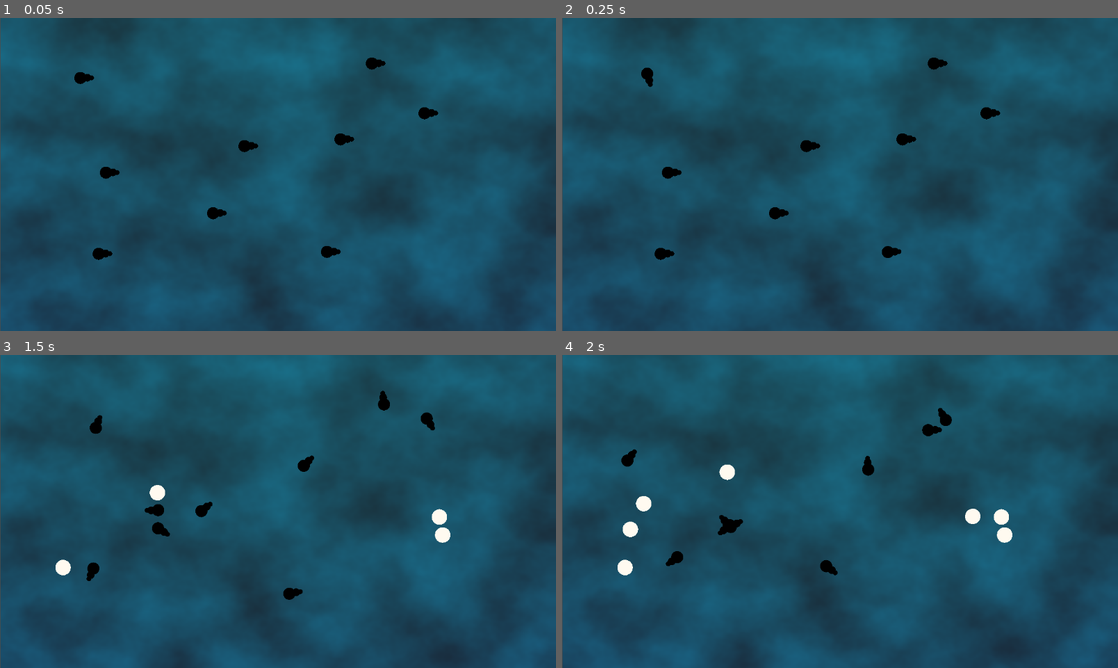
Above: before the commit, frames 1-4 (two rows, left to right).
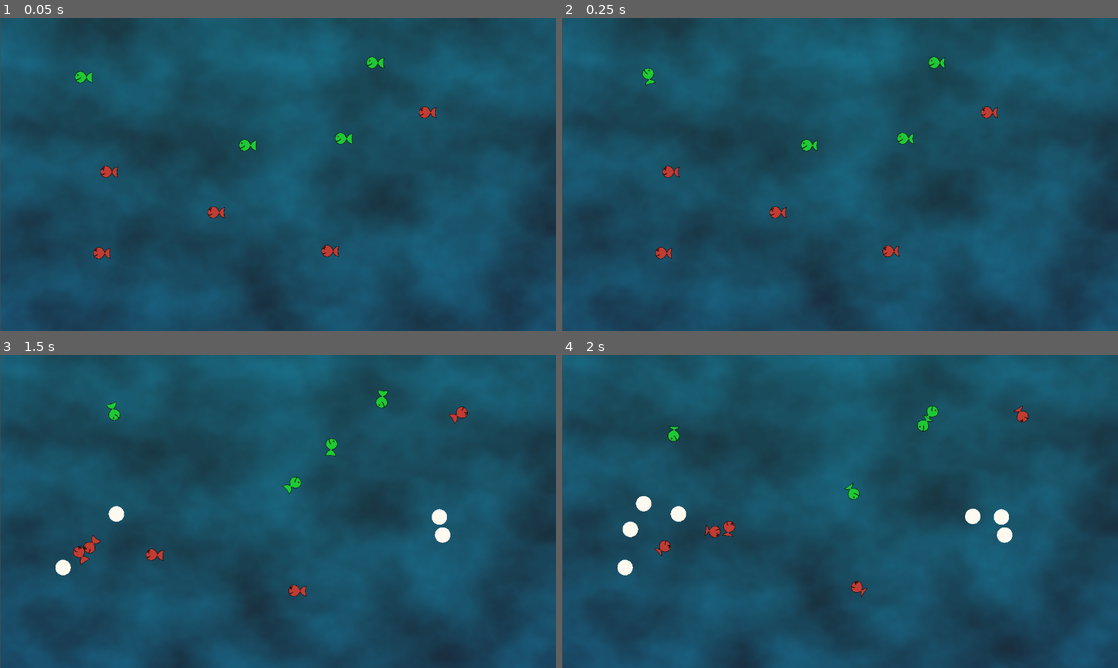
Above: after the commit, the same moments.

Repository: sigmoid/FishGodGame
Game: Godot game, scene res://fish_test_scene.tscn
Two runs of this game, one before a commit and one after it. Both use one fixed random seed, a clock stepped at 60 frames per second and the inputs below.
Inputs (mouse positions are in pixels of both pictures, inside the frame that each line leads up to):
- Up to frame 1 (0.05 s): no input
- Up to frame 2 (0.25 s): no input
- Up to frame 3 (1.5 s): tap Enter (ui_accept) at 0.5, 0.77 s; move the mouse to (400, 495) at 0.52 s; hold T (test) 0.53-1.28 s; click (400, 495) at 0.67 s; move the mouse to (166, 527) at 1.27 s; tap T (test) at 1.35 s; click (166, 527) at 1.42 s
- Up to frame 4 (2 s): tap Enter (ui_accept) at 1.52 s

The runs differ from the first frame. In frame 1, 1.0% of the frame differs, in the area x 13-79%, y 12-78%; in frame 2, 0.9%; in frame 3, 1.8%, in the area x 13-85%, y 11-79%; in frame 4, 1.6%.

Commit message:
Adding animation

Diff:
--- a/Fish.gd
+++ b/Fish.gd
@@ -13,7 +13,6 @@
 
 @export
 var rotate_duration = 0.5
-@onready var fish_brain = $FishBrain
 
 var target_pos = self.position
 
@@ -28,14 +27,22 @@
 @export
 var acceleration = 10.0
 
+@onready
+var animation:= $AnimatedSprite2D
+
 var attraction = 0.0
 
 
 
 # Called when the node enters the scene tree for the first time.
 func _ready():
-	pass # Replace with function body.
-
+	randomize()
+	var number = randi_range(0, 1)
+	if number == 0:
+		animation.animation = "green"
+	else:
+		animation.animation = "red"
+	animation.play()
 
 # Called every frame. 'delta' is the elapsed time since the previous frame.
 func _process(delta):
@@ -70,9 +77,5 @@
 	prev_rotation = self.rotation
 	rotate_timer = rotate_duration
 
-	fish_brain.timer = fish_brain.resetDuration
-
-
-
 func ease(x):
 	return 1 - pow(1 - x, 3)
--- a/fish.tscn
+++ b/fish.tscn
@@ -1,9 +1,118 @@
-[gd_scene load_steps=6 format=3 uid="uid://drydvl5or6uh5"]
+[gd_scene load_steps=31 format=3 uid="uid://djcxo7i7yhblv"]
 
 [ext_resource type="Texture2D" uid="uid://ddmdg1sp7k3ok" path="res://Fish.png" id="1_344uh"]
 [ext_resource type="Script" path="res://Fish.gd" id="1_y2u0y"]
 [ext_resource type="Script" path="res://FishBrain.gd" id="3_e3k3h"]
+[ext_resource type="Texture2D" uid="uid://bqc1svbloyenf" path="res://Assets/Green Fish 2/Green Fish1.png" id="3_fhxhh"]
+[ext_resource type="Texture2D" uid="uid://gqiyox6csm23" path="res://Assets/Green Fish 2/Green Fish2.png" id="4_61moo"]
 [ext_resource type="Script" path="res://FishHitbox.gd" id="4_jsbrc"]
+[ext_resource type="Texture2D" uid="uid://b22vcag08wi5j" path="res://Assets/Green Fish 2/Green Fish3.png" id="5_0bgml"]
+[ext_resource type="Texture2D" uid="uid://0dpsm387rf8" path="res://Assets/Green Fish 2/Green Fish4.png" id="6_kqr4m"]
+[ext_resource type="Texture2D" uid="uid://dgf46ftwvguqe" path="res://Assets/Green Fish 2/Green Fish5.png" id="7_t7aoa"]
+[ext_resource type="Texture2D" uid="uid://cgcjw50p6jhvt" path="res://Assets/Green Fish 2/Green Fish6.png" id="8_lmfu1"]
+[ext_resource type="Texture2D" uid="uid://di1nwr6613fxg" path="res://Assets/Green Fish 2/Green Fish7.png" id="9_qf0nr"]
+[ext_resource type="Texture2D" uid="uid://c7qvqfrmnwh6f" path="res://Assets/Green Fish 2/Green Fish8.png" id="10_dapk7"]
+[ext_resource type="Texture2D" uid="uid://dirnypbonuu8v" path="res://Assets/Green Fish 2/Green Fish9.png" id="11_nxgmf"]
+[ext_resource type="Texture2D" uid="uid://c1ktf2nhq0g44" path="res://Assets/Green Fish 2/Green Fish10.png" id="12_dge0e"]
+[ext_resource type="Texture2D" uid="uid://u6x3kw2p7uq8" path="res://Assets/Green Fish 2/Green Fish11.png" id="13_ydp2h"]
+[ext_resource type="Texture2D" uid="uid://dhxq243uojdsd" path="res://Assets/Green Fish 2/Green Fish12.png" id="14_3webb"]
+[ext_resource type="Texture2D" uid="uid://bxjbc1lnuk41p" path="res://Assets/Red Fish 2/Red Fish1.png" id="15_h6wy0"]
+[ext_resource type="Texture2D" uid="uid://dqpj1neqi8kd8" path="res://Assets/Red Fish 2/Red Fish2.png" id="16_3jajb"]
+[ext_resource type="Texture2D" uid="uid://xls1eoqx3amf" path="res://Assets/Red Fish 2/Red Fish3.png" id="17_x7ffn"]
+[ext_resource type="Texture2D" uid="uid://6ol7hq2apsl8" path="res://Assets/Red Fish 2/Red Fish4.png" id="18_rg2sv"]
+[ext_resource type="Texture2D" uid="uid://dthj4rp3g0j14" path="res://Assets/Red Fish 2/Red Fish5.png" id="19_axyqw"]
+[ext_resource type="Texture2D" uid="uid://yu3kkb3fuyjw" path="res://Assets/Red Fish 2/Red Fish6.png" id="20_jvwfb"]
+[ext_resource type="Texture2D" uid="uid://bdvsyyen2m3vb" path="res://Assets/Red Fish 2/Red Fish7.png" id="21_pwopm"]
+[ext_resource type="Texture2D" uid="uid://d0aephyker413" path="res://Assets/Red Fish 2/Red Fish8.png" id="22_8p0fr"]
+[ext_resource type="Texture2D" uid="uid://b3cgdan138bqg" path="res://Assets/Red Fish 2/Red Fish9.png" id="23_l1qu4"]
+[ext_resource type="Texture2D" uid="uid://b6sybp5lasusb" path="res://Assets/Red Fish 2/Red Fish10.png" id="24_3cb0j"]
+[ext_resource type="Texture2D" uid="uid://dwahu5syn3r2g" path="res://Assets/Red Fish 2/Red Fish11.png" id="25_56j1i"]
+[ext_resource type="Texture2D" uid="uid://7unps3ju6a8o" path="res://Assets/Red Fish 2/Red Fish12.png" id="26_jaeni"]
+
+[sub_resource type="SpriteFrames" id="SpriteFrames_tua3y"]
+animations = [{
+"frames": [{
+"duration": 1.0,
+"texture": ExtResource("3_fhxhh")
+}, {
+"duration": 1.0,
+"texture": ExtResource("4_61moo")
+}, {
+"duration": 1.0,
+"texture": ExtResource("5_0bgml")
+}, {
+"duration": 1.0,
+"texture": ExtResource("6_kqr4m")
+}, {
+"duration": 1.0,
+"texture": ExtResource("7_t7aoa")
+}, {
+"duration": 1.0,
+"texture": ExtResource("8_lmfu1")
+}, {
+"duration": 1.0,
+"texture": ExtResource("9_qf0nr")
+}, {
+"duration": 1.0,
+"texture": ExtResource("10_dapk7")
+}, {
+"duration": 1.0,
+"texture": ExtResource("11_nxgmf")
+}, {
+"duration": 1.0,
+"texture": ExtResource("12_dge0e")
+}, {
+"duration": 1.0,
+"texture": ExtResource("13_ydp2h")
+}, {
+"duration": 1.0,
+"texture": ExtResource("14_3webb")
+}],
+"loop": true,
+"name": &"green",
+"speed": 8.0
+}, {
+"frames": [{
+"duration": 1.0,
+"texture": ExtResource("15_h6wy0")
+}, {
+"duration": 1.0,
+"texture": ExtResource("16_3jajb")
+}, {
+"duration": 1.0,
+"texture": ExtResource("17_x7ffn")
+}, {
+"duration": 1.0,
+"texture": ExtResource("18_rg2sv")
+}, {
+"duration": 1.0,
+"texture": ExtResource("19_axyqw")
+}, {
+"duration": 1.0,
+"texture": ExtResource("20_jvwfb")
+}, {
+"duration": 1.0,
+"texture": ExtResource("21_pwopm")
+}, {
+"duration": 1.0,
+"texture": ExtResource("22_8p0fr")
+}, {
+"duration": 1.0,
+"texture": ExtResource("23_l1qu4")
+}, {
+"duration": 1.0,
+"texture": ExtResource("24_3cb0j")
+}, {
+"duration": 1.0,
+"texture": ExtResource("25_56j1i")
+}, {
+"duration": 1.0,
+"texture": ExtResource("26_jaeni")
+}],
+"loop": true,
+"name": &"red",
+"speed": 8.0
+}]
 
 [sub_resource type="CircleShape2D" id="CircleShape2D_a4x62"]
 radius = 88.9444
@@ -17,12 +126,19 @@
 acceleration = 300.0
 
 [node name="TextureRect" type="TextureRect" parent="."]
+visible = false
 modulate = Color(0, 0, 0, 1)
 offset_left = -120.0
 offset_top = -130.0
 offset_right = 136.0
 offset_bottom = 126.0
 texture = ExtResource("1_344uh")
+
+[node name="AnimatedSprite2D" type="AnimatedSprite2D" parent="."]
+scale = Vector2(-3, 3)
+sprite_frames = SubResource("SpriteFrames_tua3y")
+animation = &"red"
+frame_progress = 0.813703
 
 [node name="FishBrain" type="Node" parent="."]
 script = ExtResource("3_e3k3h")
Binary file added: Assets/Green Fish 2/Green Fish1.png
Binary file added: Assets/Green Fish 2/Green Fish10.png
Binary file added: Assets/Green Fish 2/Green Fish11.png
Binary file added: Assets/Green Fish 2/Green Fish12.png
Binary file added: Assets/Green Fish 2/Green Fish2.png
Binary file added: Assets/Green Fish 2/Green Fish3.png
Binary file added: Assets/Green Fish 2/Green Fish4.png
Binary file added: Assets/Green Fish 2/Green Fish5.png
Binary file added: Assets/Green Fish 2/Green Fish6.png
Binary file added: Assets/Green Fish 2/Green Fish7.png
Binary file added: Assets/Green Fish 2/Green Fish8.png
Binary file added: Assets/Green Fish 2/Green Fish9.png
(and 13 more such lines)
